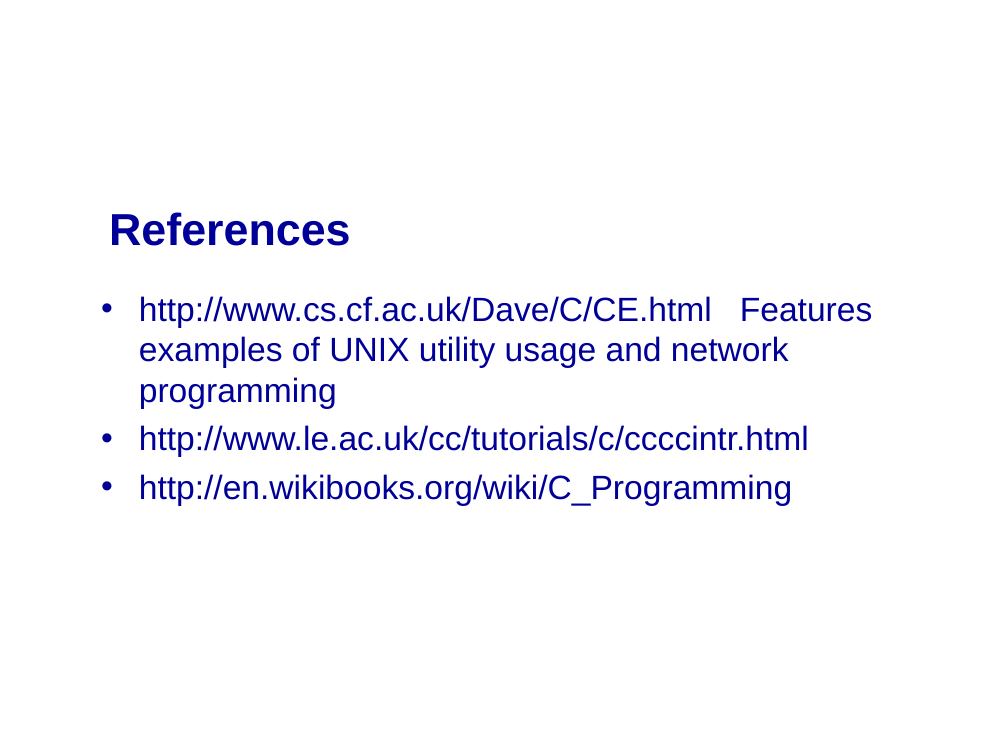
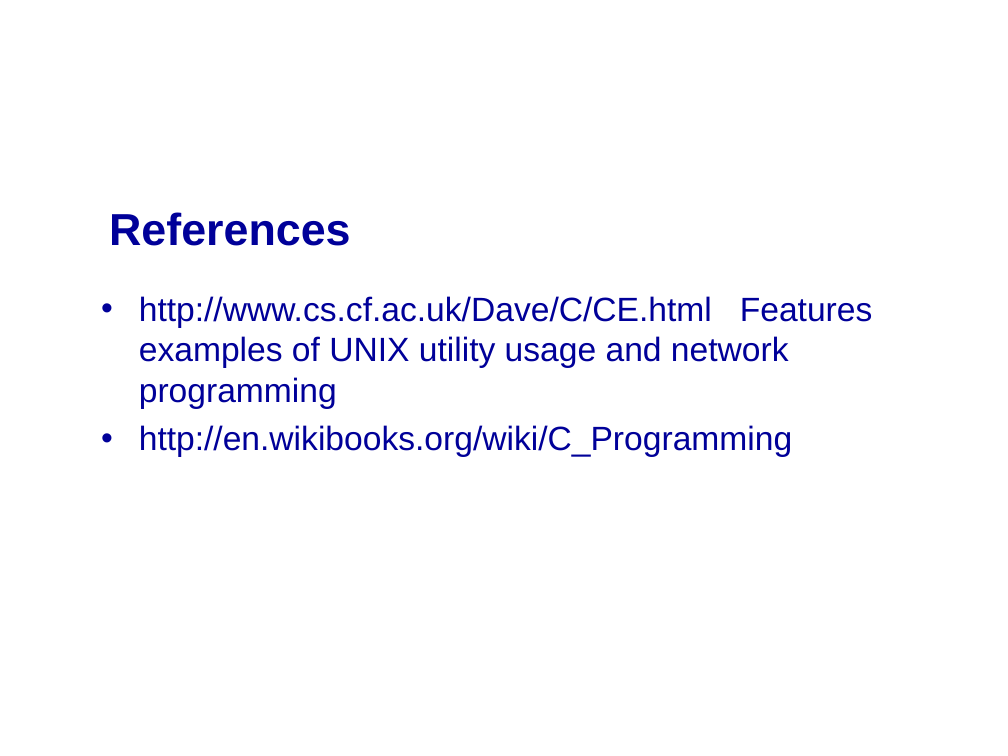
Before and after one commit to mikeg64/iome, a slide deck: slide 41 of src/examples/course/c/presentation/IntrotoC4.ppt (slide 42 before the commit). Drawn at 1008x756 pixels with LibreOffice and Linux fonts; fonts in the diff are those of the drawing; background and template pictures are left out. Boxes give left, top, right and bottom in pixels: in the first picture for what was removed or moved away, otherwise in the second. Text is boxed around its words. In the diff, an @@ line names an element or a change of style, - is before the commit and + after.

```diff
--- a/src/examples/course/c/presentation/IntrotoC4.ppt
+++ b/src/examples/course/c/presentation/IntrotoC4.ppt
@@ text at box(139, 425, 809, 457): paragraph removed @@
-• http://www.le.ac.uk/cc/tutorials/c/ccccintr.html
```
Also in this commit, not shown: 3 other slides changed, 1 slide added, 2 slides removed, 3 other files.
